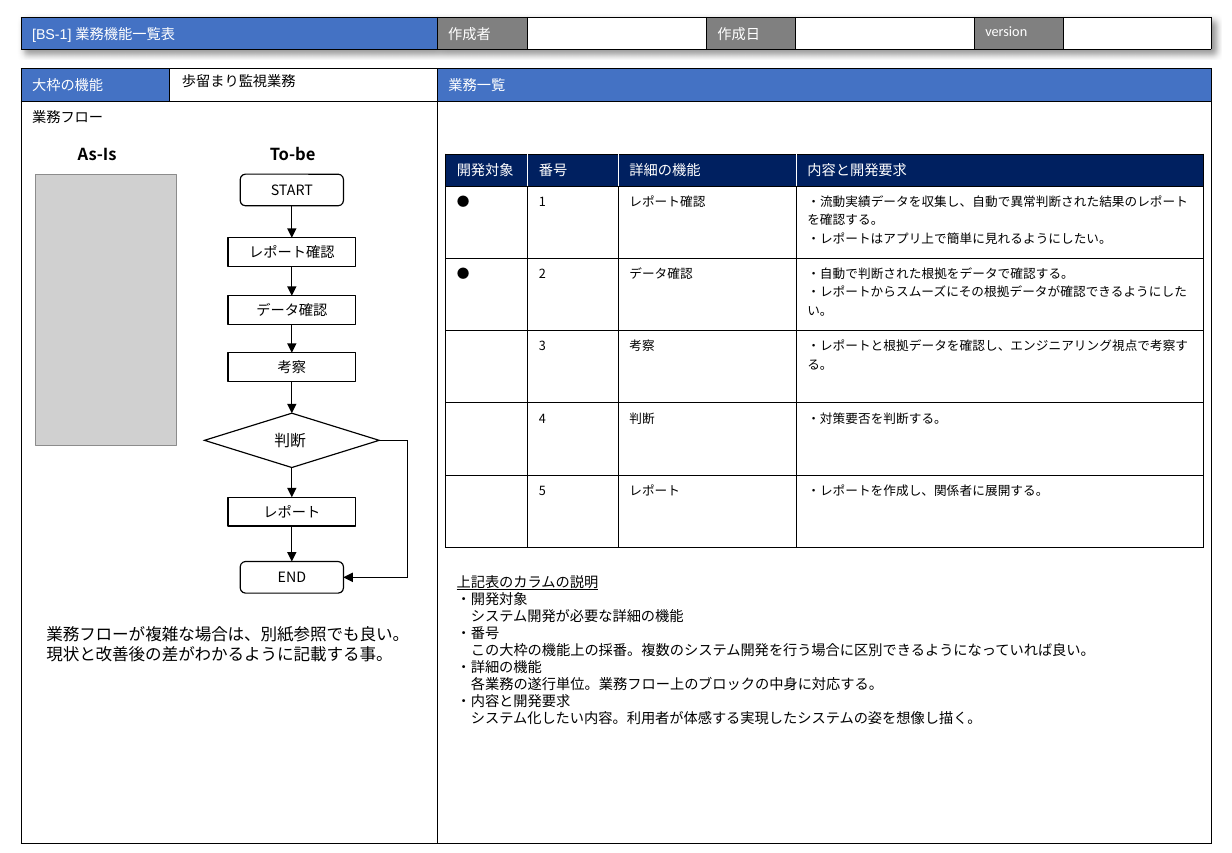
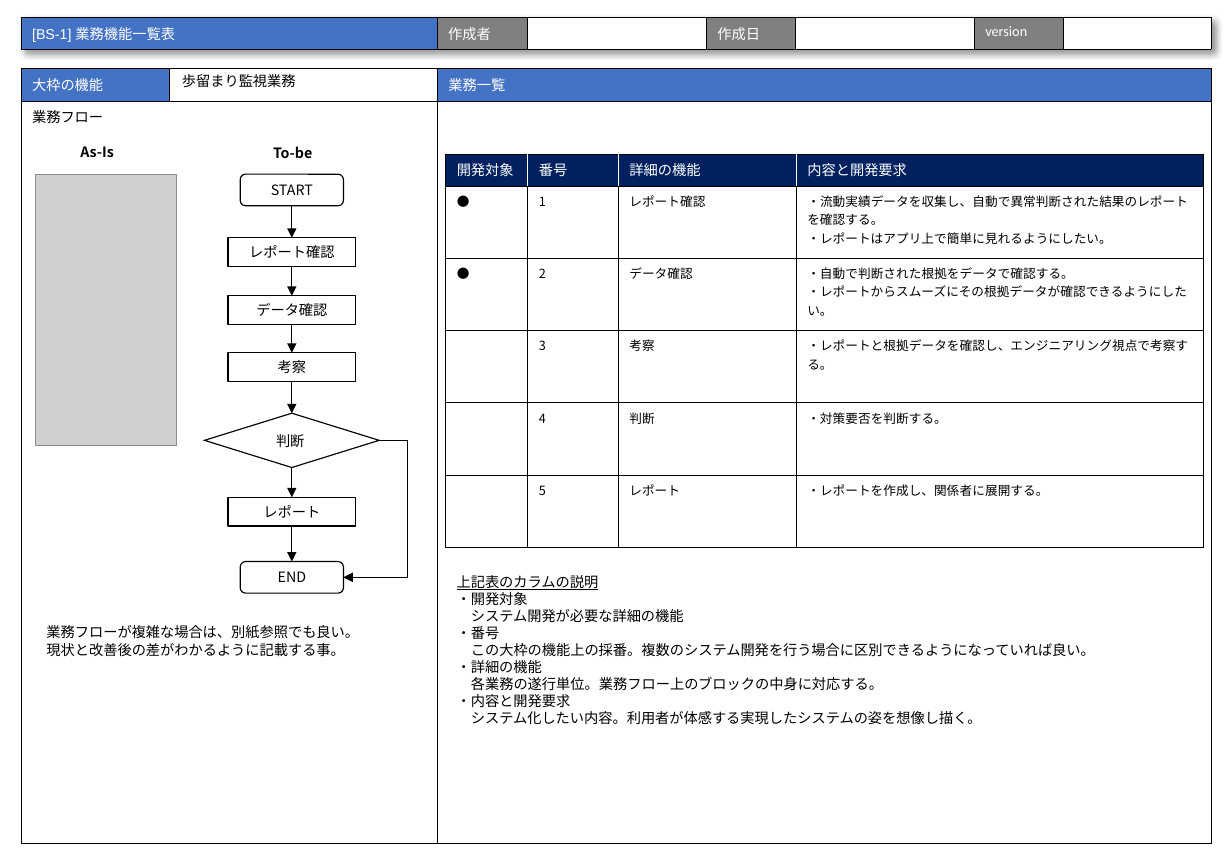
Before and after one commit to urayukitaka/Dev_process_paper, a slide deck: slide 8 of AI_sysytem_dev_process_study.pptx. Drawn at 1232x853 pixels with LibreOffice and Linux fonts; fonts in the diff are those of the drawing; grey boxes stand for pictures. Boxes give left, top, right and bottom in pixels: in the first picture for what was removed or moved away, otherwise in the second. Text is boxed around its words. In the diff, an @@ line names an element or a change of style, - is before the commit and + after.

```diff
--- a/AI_sysytem_dev_process_study.pptx
+++ b/AI_sysytem_dev_process_study.pptx
@@ size 10.5 to 9 pt in 3 elements at (x1=46, y1=625, x2=359, y2=657), (x1=80, y1=146, x2=114, y2=157), (x1=273, y1=146, x2=312, y2=158) @@
@@ diamond "判断" at (x1=205, y1=413, x2=380, y2=468): size 10 to 9 pt @@
```
Also in this commit, not shown: 5 other slides changed.
